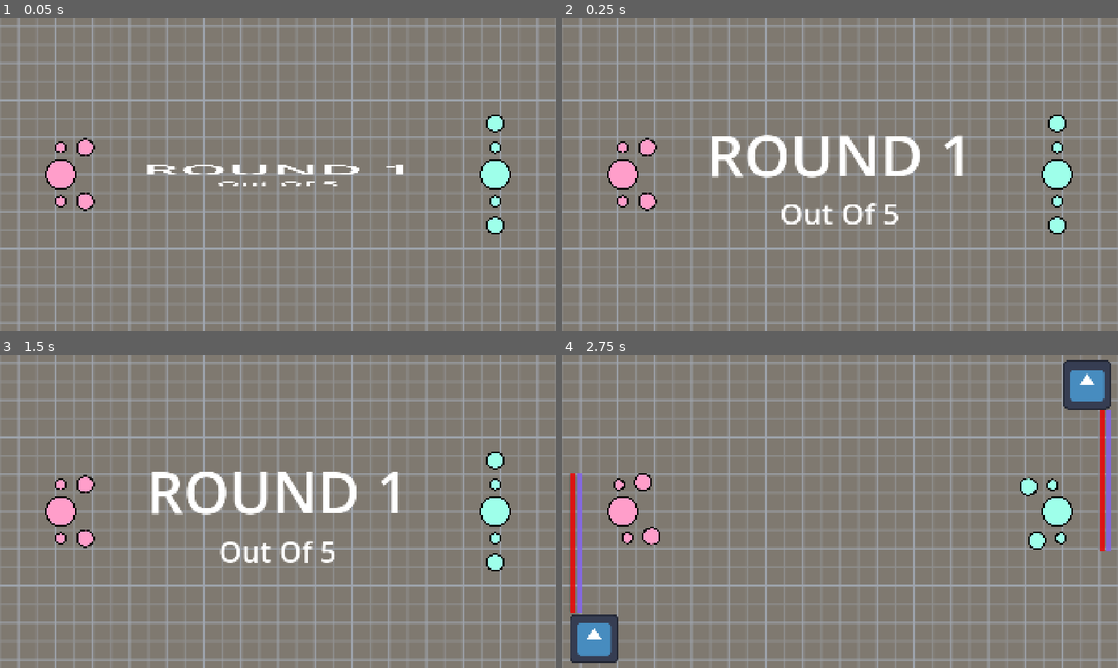
Above: before the commit, frames 1-4 (two rows, left to right).
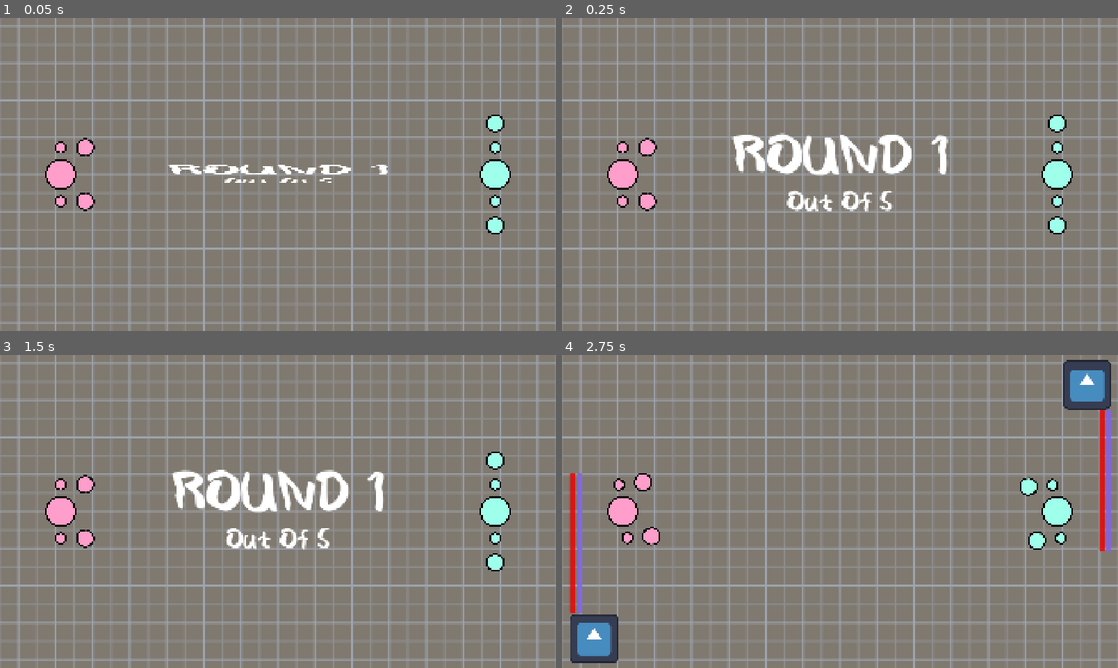
Above: after the commit, the same moments.

Repository: MoutonDemocrate/BAGARR
Game: Godot game, scene res://scenes/main.tscn
Same seed, same stepped clock (60 frames per second), same inputs: the game is played once before the commit and once after it. The engine's default icon, where the game draws it, is replaced by a stand-in: a white triangle on a blue panel in a dark square.
Inputs:
- Up to frame 1 (0.05 s): no input
- Up to frame 2 (0.25 s): no input
- Up to frame 3 (1.5 s): tap Enter at 1.25 s
- Up to frame 4 (2.75 s): no input

The runs differ from the first frame. In frame 1, 1.0% of the frame differs, in the area x 26-73%, y 46-54%; in frame 2, 4.1%; in frame 3, 4.1%, in the area x 27-72%, y 36-67%; in frame 4, nothing differs.

Commit message:
add: main_menu

Diff:
--- /dev/null
+++ b/assets/default_theme.tres
@@ -0,0 +1,56 @@
+[gd_resource type="Theme" format=3 uid="uid://dlp4actdw4naf"]
+
+[ext_resource type="FontFile" uid="uid://c70v8sb3pcpyt" path="res://assets/fonts/nyakare/Nyakare-OTF.otf" id="1_qew4h"]
+
+[sub_resource type="StyleBoxFlat" id="StyleBoxFlat_o54fn"]
+content_margin_left = 20.0
+content_margin_top = 15.0
+content_margin_right = 20.0
+content_margin_bottom = 15.0
+bg_color = Color(0.13, 0.051999994, 0.0832, 1)
+border_width_left = 20
+border_width_top = 8
+border_width_right = 20
+border_width_bottom = 8
+border_color = Color(0.95, 0.07599998, 0.07599998, 1)
+corner_radius_top_left = 40
+corner_radius_bottom_right = 40
+corner_detail = 1
+
+[sub_resource type="StyleBoxFlat" id="StyleBoxFlat_8imle"]
+content_margin_left = 20.0
+content_margin_top = 15.0
+content_margin_right = 20.0
+content_margin_bottom = 15.0
+bg_color = Color(0.13, 0.051999994, 0.0832, 1)
+border_width_left = 20
+border_width_top = 8
+border_width_right = 20
+border_width_bottom = 8
+border_color = Color(0.41, 0, 0.006833229, 1)
+corner_radius_top_left = 40
+corner_radius_bottom_right = 40
+corner_detail = 1
+
+[sub_resource type="StyleBoxFlat" id="StyleBoxFlat_qew4h"]
+content_margin_left = 20.0
+content_margin_top = 15.0
+content_margin_right = 20.0
+content_margin_bottom = 15.0
+bg_color = Color(0.13, 0.051999994, 0.0832, 1)
+border_width_left = 20
+border_width_top = 8
+border_width_right = 20
+border_width_bottom = 8
+border_color = Color(0.95686275, 0.35686275, 0.4117647, 1)
+corner_radius_top_left = 40
+corner_radius_bottom_right = 40
+corner_detail = 1
+
+[resource]
+default_font = ExtResource("1_qew4h")
+default_font_size = 30
+Button/colors/font_color = Color(0.9647059, 0.9098039, 0.91764706, 1)
+Button/styles/focus = SubResource("StyleBoxFlat_o54fn")
+Button/styles/normal = SubResource("StyleBoxFlat_8imle")
+Button/styles/pressed = SubResource("StyleBoxFlat_qew4h")
--- /dev/null
+++ b/assets/reds_palette.tres
@@ -0,0 +1,4 @@
+[gd_resource type="ColorPalette" format=3 uid="uid://dyopptq4fxwik"]
+
+[resource]
+colors = PackedColorArray(0.95686275, 0.35686275, 0.4117647, 1, 0.9647059, 0.9098039, 0.91764706, 1, 0.13, 0.051999994, 0.0832, 1, 0.41, 0, 0.006833229, 1, 0.95, 0.07599998, 0.07599998, 1)
--- a/project.godot
+++ b/project.godot
@@ -38,6 +38,10 @@
 "res://scenes/player/states/": "purple",
 "res://shader/": "pink"
 }
+
+[gui]
+
+theme/custom="uid://dlp4actdw4naf"
 
 [input]
 
@@ -133,4 +137,5 @@
 renderer/rendering_method="mobile"
 anti_aliasing/quality/msaa_2d=3
 anti_aliasing/quality/use_debanding=true
+environment/defaults/default_clear_color=Color(0.06, 0.023999998, 0.0384, 1)
 anti_aliasing/quality/screen_space_aa=1
--- a/scenes/arena/arena.tscn
+++ b/scenes/arena/arena.tscn
@@ -146,6 +146,10 @@
 offset_right = 1695.8864
 offset_bottom = 1020.7116
 rotation = -0.080943435
+theme_override_colors/font_shadow_color = Color(0, 0, 0, 1)
+theme_override_constants/shadow_offset_x = 17
+theme_override_constants/shadow_offset_y = 13
+theme_override_constants/shadow_outline_size = 16
 theme_override_font_sizes/font_size = 120
 text = "Special Attack Name"
 horizontal_alignment = 1
--- a/scenes/arena/arena_camera.gd
+++ b/scenes/arena/arena_camera.gd
@@ -39,6 +39,15 @@
 func special(player:Player, _special_name: String = "Not Implemented") -> void:
 	self.autonomous = false
 	special_label.text = _special_name
+	if player.kit.font :
+		special_label.add_theme_font_override("font", player.kit.font)
+	if player.kit.color_bright :
+		special_label.add_theme_color_override("font_color", player.kit.color_bright)
+	if player.kit.color_dark :
+		special_label.add_theme_constant_override("outline_size", 16)
+		special_label.add_theme_color_override("font_outline_color", player.kit.color_dark)
+
+
 	var tween := create_tween().set_parallel(true).set_trans(Tween.TRANS_CUBIC).set_ease(Tween.EASE_OUT)
 
 	tween.set_ignore_time_scale(true)
--- /dev/null
+++ b/scenes/main_menu/main_menu.gd
@@ -0,0 +1,50 @@
+extends MarginContainer
+class_name MainMenu
+
+@export_group("Nodes")
+@export var title_label: Label
+@export var short_desc_label: Label
+@export var long_desc_label: Label
+@export_subgroup("Buttons")
+@export var classic_button: Button
+@export var custom_button: Button
+@export var settings_button: Button
+@export var quit_button: Button
+
+func _ready() -> void:
+	classic_button.grab_focus()
+
+	classic_button.focus_entered.connect(update_descs.bind(classic_button))
+	custom_button.focus_entered.connect(update_descs.bind(custom_button))
+	settings_button.focus_entered.connect(update_descs.bind(settings_button))
+	quit_button.focus_entered.connect(update_descs.bind(quit_button))
+
+	quit_button.pressed.connect(get_tree().root.free)
+
+
+func update_descs(button:Button) -> void:
+	var tween := create_tween().set_ease(Tween.EASE_OUT).set_trans(Tween.TRANS_CIRC).set_parallel(true)
+	tween.tween_property(short_desc_label, "visible_ratio", 0.0, 0.2)
+	tween.tween_property(long_desc_label, "visible_ratio", 0.0, 0.2)
+	await tween.finished
+
+	match button :
+		classic_button :
+			short_desc_label.text = "Just the Classics™"
+			long_desc_label.text = "Player with the regular character kits, and punch your way to victory.\n\nEasy, balanced, simple."
+
+		custom_button :
+			short_desc_label.text = "Mix and Match !"
+			long_desc_label.text = "Assemble a character from parts, and prove your vision is the better one.\n\nMay not be balanced : : who cares ?"
+
+		settings_button :
+			short_desc_label.text = "The World is yours."
+			long_desc_label.text = "Change language, graphics, audio, accessibility..."
+
+		quit_button :
+			short_desc_label.text = "So soon ?"
+			long_desc_label.text = "We will miss you. "
+
+	tween = create_tween().set_ease(Tween.EASE_IN).set_trans(Tween.TRANS_CIRC).set_parallel(true)
+	tween.tween_property(short_desc_label, "visible_ratio", 1.0, 0.2)
+	tween.tween_property(long_desc_label, "visible_ratio", 1.0, 0.2)
--- /dev/null
+++ b/scenes/main_menu/main_menu.tscn
@@ -0,0 +1,176 @@
+[gd_scene format=3 uid="uid://cqgfwnri38rjb"]
+
+[ext_resource type="Script" uid="uid://dsxmtbf0ew26p" path="res://scenes/main_menu/main_menu.gd" id="1_fsom3"]
+[ext_resource type="FontFile" uid="uid://d0226ylxybcer" path="res://assets/fonts/dracutaz/Dracutaz.otf" id="2_0ebjn"]
+
+[sub_resource type="Gradient" id="Gradient_0ebjn"]
+colors = PackedColorArray(1, 1, 1, 1, 1, 1, 1, 0)
+
+[sub_resource type="GradientTexture2D" id="GradientTexture2D_0ebjn"]
+gradient = SubResource("Gradient_0ebjn")
+width = 19
+fill = 1
+fill_from = Vector2(0.5, 0.5)
+fill_to = Vector2(1, 0.5)
+
+[sub_resource type="Curve" id="Curve_3ovsr"]
+_limits = [-200.0, 200.0, 0.0, 1.0]
+_data = [Vector2(0, 1), 0.0, 0.0, 0, 0, Vector2(0.99999, 110.14491), 0.0, 0.0, 0, 0, Vector2(1, 1), 0.0, 0.0, 0, 0]
+point_count = 3
+
+[sub_resource type="Curve" id="Curve_wem23"]
+_limits = [-200.0, 200.0, 0.0, 1.0]
+_data = [Vector2(0, 1), 0.0, 0.0, 0, 0, Vector2(1, 185.50723), 0.0, 0.0, 0, 0]
+point_count = 2
+
+[sub_resource type="Gradient" id="Gradient_5seab"]
+interpolation_mode = 1
+offsets = PackedFloat32Array(0, 0.2, 0.4, 0.6, 0.8)
+colors = PackedColorArray(0.95686275, 0.35686275, 0.4117647, 1, 0.9647059, 0.9098039, 0.91764706, 1, 0.13, 0.051999994, 0.0832, 1, 0.41, 0, 0.006833229, 1, 0.95, 0.07599998, 0.07599998, 1)
+metadata/_snap_enabled = true
+
+[sub_resource type="GDScript" id="GDScript_0ebjn"]
+resource_name = "BounceAroundLabel"
+script/source = "@tool
+extends Label
+
+var time := 0.0
+
+@export var angle_max := 15.0
+@export var rect_max := Vector2(70.0,20.0)
+
+@export var mult_scale := 1.2 :
+	set(new) :
+		mult_scale = new
+		offset_transform_scale = Vector2.ONE * new
+
+# Called every frame. 'delta' is the elapsed time since the previous frame.
+func _process(delta: float) -> void:
+	time += delta
+	offset_transform_position = Vector2(
+		sin(TAU*time * 0.82910) * rect_max.x,
+		cos(TAU*time * 0.9287392873) * rect_max.y,
+	)
+	offset_transform_rotation = sin(TAU*time / 2.5784) * deg_to_rad(angle_max)
+"
+
+[node name="MainMenu" type="MarginContainer" unique_id=443430837 node_paths=PackedStringArray("title_label", "short_desc_label", "long_desc_label", "classic_button", "custom_button", "settings_button", "quit_button")]
+anchors_preset = 15
+anchor_right = 1.0
+anchor_bottom = 1.0
+grow_horizontal = 2
+grow_vertical = 2
+theme_override_constants/margin_left = 40
+theme_override_constants/margin_top = 40
+theme_override_constants/margin_right = 40
+theme_override_constants/margin_bottom = 40
+script = ExtResource("1_fsom3")
+title_label = NodePath("CenterContainer/VBoxContainer/Label")
+short_desc_label = NodePath("CenterContainer/VBoxContainer/HBoxContainer/VBoxDescr/ShortDescLabel")
+long_desc_label = NodePath("CenterContainer/VBoxContainer/HBoxContainer/VBoxDescr/LongDescLabel")
+classic_button = NodePath("CenterContainer/VBoxContainer/HBoxContainer/VBoxButtons/ClassicMode")
+custom_button = NodePath("CenterContainer/VBoxContainer/HBoxContainer/VBoxButtons/CustomMode")
+settings_button = NodePath("CenterContainer/VBoxContainer/HBoxContainer/VBoxButtons/Settings")
+quit_button = NodePath("CenterContainer/VBoxContainer/HBoxContainer/VBoxButtons/QuitGame")
+
+[node name="CenterContainer" type="CenterContainer" parent="." unique_id=1619689604]
+layout_mode = 2
+
+[node name="VBoxContainer" type="VBoxContainer" parent="CenterContainer" unique_id=1141967574]
+layout_mode = 2
+theme_override_constants/separation = 90
+
+[node name="CPUParticles2D" type="CPUParticles2D" parent="CenterContainer/VBoxContainer" unique_id=1871241971]
+z_index = -7
+position = Vector2(725.29846, 111.594635)
+rotation = -0.03252683
+scale = Vector2(1.18, 1.18)
+amount = 1000
+texture = SubResource("GradientTexture2D_0ebjn")
+lifetime = 6.0
+preprocess = 5.0
+randomness = 0.18
+draw_order = 1
+particle_flag_align_y = true
+spread = 180.0
+gravity = Vector2(0, 0)
+initial_velocity_min = 247.31
+initial_velocity_max = 382.71
+radial_accel_min = 37.63
+radial_accel_max = 97.85
+radial_accel_curve = SubResource("Curve_3ovsr")
+tangential_accel_max = 9.67
+tangential_accel_curve = SubResource("Curve_wem23")
+scale_amount_min = 0.8
+scale_amount_max = 1.2
+color_initial_ramp = SubResource("Gradient_5seab")
+
+[node name="Label" type="Label" parent="CenterContainer/VBoxContainer" unique_id=245661114]
+layout_mode = 2
+size_flags_horizontal = 4
+size_flags_vertical = 0
+offset_transform_enabled = true
+offset_transform_position = Vector2(64.0498, 9.216472)
+offset_transform_scale = Vector2(1.18, 1.18)
+offset_transform_rotation = 0.2428719
+offset_transform_visual_only = false
+theme_override_colors/font_shadow_color = Color(0, 0, 0, 1)
+theme_override_constants/shadow_outline_size = 33
+theme_override_fonts/font = ExtResource("2_0ebjn")
+theme_override_font_sizes/font_size = 235
+text = "BAGARR!"
+script = SubResource("GDScript_0ebjn")
+rect_max = Vector2(70, 19.71)
+mult_scale = 1.18
+
+[node name="HBoxContainer" type="HBoxContainer" parent="CenterContainer/VBoxContainer" unique_id=2132509835]
+custom_minimum_size = Vector2(1500, 0)
+layout_mode = 2
+theme_override_constants/separation = 100
+
+[node name="VBoxButtons" type="VBoxContainer" parent="CenterContainer/VBoxContainer/HBoxContainer" unique_id=853171124]
+custom_minimum_size = Vector2(525, 0)
+custom_maximum_size = Vector2(525, -1)
+layout_mode = 2
+size_flags_horizontal = 3
+size_flags_stretch_ratio = 0.6
+theme_override_constants/separation = 45
+
+[node name="ClassicMode" type="Button" parent="CenterContainer/VBoxContainer/HBoxContainer/VBoxButtons" unique_id=1977403606]
+layout_mode = 2
+theme_override_font_sizes/font_size = 70
+text = "Classic"
+
+[node name="CustomMode" type="Button" parent="CenterContainer/VBoxContainer/HBoxContainer/VBoxButtons" unique_id=1908111874]
+layout_mode = 2
+theme_override_font_sizes/font_size = 70
+text = "Custom"
+
+[node name="Settings" type="Button" parent="CenterContainer/VBoxContainer/HBoxContainer/VBoxButtons" unique_id=1011882867]
+layout_mode = 2
+theme_override_font_sizes/font_size = 70
+text = "Settings"
+
+[node name="QuitGame" type="Button" parent="CenterContainer/VBoxContainer/HBoxContainer/VBoxButtons" unique_id=2033561471]
+layout_mode = 2
+theme_override_font_sizes/font_size = 70
+text = "Quit"
+
+[node name="VBoxDescr" type="VBoxContainer" parent="CenterContainer/VBoxContainer/HBoxContainer" unique_id=1235070695]
+layout_mode = 2
+size_flags_horizontal = 3
+
+[node name="ShortDescLabel" type="Label" parent="CenterContainer/VBoxContainer/HBoxContainer/VBoxDescr" unique_id=694661804]
+layout_mode = 2
+theme_override_font_sizes/font_size = 90
+text = "Just the classics."
+vertical_alignment = 2
+
+[node name="LongDescLabel" type="Label" parent="CenterContainer/VBoxContainer/HBoxContainer/VBoxDescr" unique_id=1052649714]
+custom_minimum_size = Vector2(100, 100)
+layout_mode = 2
+theme_override_font_sizes/font_size = 50
+text = "Player with the regular character kits, and punch your way to victory.
+
+Easy, balanced, simple."
+autowrap_mode = 3
--- a/scenes/player/kits/kit.gd
+++ b/scenes/player/kits/kit.gd
@@ -6,6 +6,9 @@
 @export_multiline("A quick description of the kit.")
 var kit_desc : String			= "This should not appear. Make a bug report."
 @export var special_name : String		= "This Should Not Appear !"
+@export var font: Font
+@export var color_bright: Color
+@export var color_dark: Color
 
 @export var mechanic : Script
 @export var block : Script
--- a/scenes/player/kits/resources/johny.tres
+++ b/scenes/player/kits/resources/johny.tres
@@ -3,6 +3,7 @@
 [ext_resource type="Script" uid="uid://rsfdm2htetm7" path="res://scenes/player/kits/kit.gd" id="1_28gcc"]
 [ext_resource type="Script" uid="uid://cd03fumoulrmo" path="res://scenes/player/states/base/base_block.gd" id="1_xt4jg"]
 [ext_resource type="Script" uid="uid://ewpwnfviojs8" path="res://scenes/player/states/base/base_dodge.gd" id="2_2s7wi"]
+[ext_resource type="FontFile" uid="uid://bkuro8sly06ys" path="res://assets/fonts/Johnnycyanide-Regular.ttf" id="3_jmkee"]
 [ext_resource type="Script" uid="uid://cnfksywejcnpl" path="res://scenes/player/states/base/base_mechanic.gd" id="3_vmcom"]
 [ext_resource type="Script" uid="uid://u6a3xqp0m63m" path="res://scenes/player/states/base/base_punch.gd" id="4_jmkee"]
 [ext_resource type="Script" uid="uid://c86eiw3id8k7c" path="res://scenes/player/states/base/base_special.gd" id="6_2s7wi"]
@@ -13,6 +14,9 @@
 kit_name = "Johny Bagarre"
 kit_desc = "No tricks, no tactics, no nothing. Fight like you mean it."
 special_name = "Johny's Big Punch"
+font = ExtResource("3_jmkee")
+color_bright = Color(0.95, 0.07599998, 0.07599998, 1)
+color_dark = Color(0.9647059, 0.9098039, 0.91764706, 1)
 mechanic = ExtResource("3_vmcom")
 block = ExtResource("1_xt4jg")
 dodge = ExtResource("2_2s7wi")
Binary file added: assets/fonts/Johnnycyanide-Regular.ttf
Not shown, added: assets/fonts/Johnnycyanide-Regular.ttf.import
Not shown, added: assets/fonts/dracutaz/1001fonts-dracutaz-eula.txt
Not shown, added: assets/fonts/dracutaz/4. Help File.txt
Not shown, added: assets/fonts/dracutaz/5. Item Description.txt
Binary file added: assets/fonts/dracutaz/Dracutaz.otf
Not shown, added: assets/fonts/dracutaz/Dracutaz.otf.import
Binary file added: assets/fonts/dracutaz/Dracutaz.ttf
Not shown, added: assets/fonts/dracutaz/Dracutaz.ttf.import
Not shown, added: assets/fonts/if/1001fonts-if-eula.txt
Binary file added: assets/fonts/if/IF/If.ttf
Not shown, added: assets/fonts/if/IF/If.ttf.import
(and 22 more such lines)
